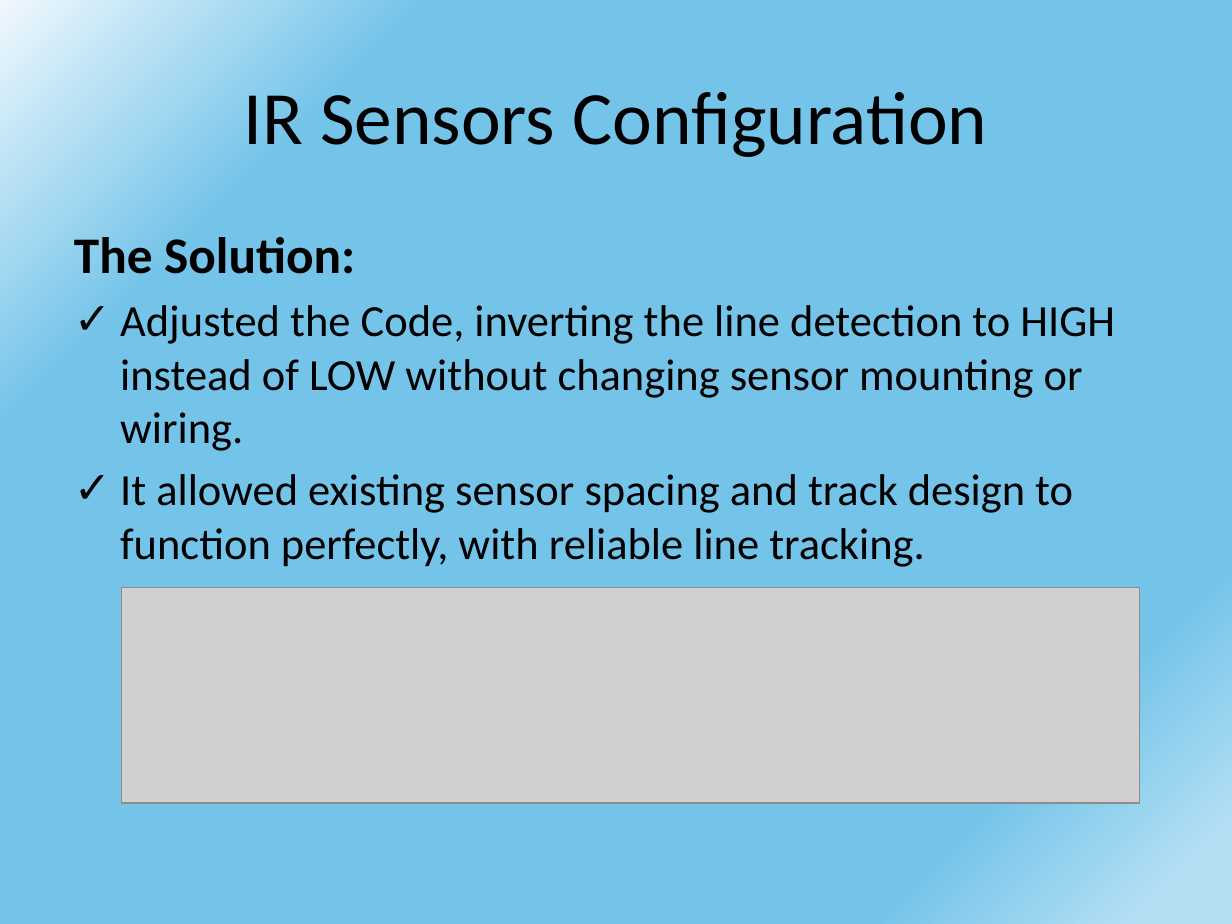
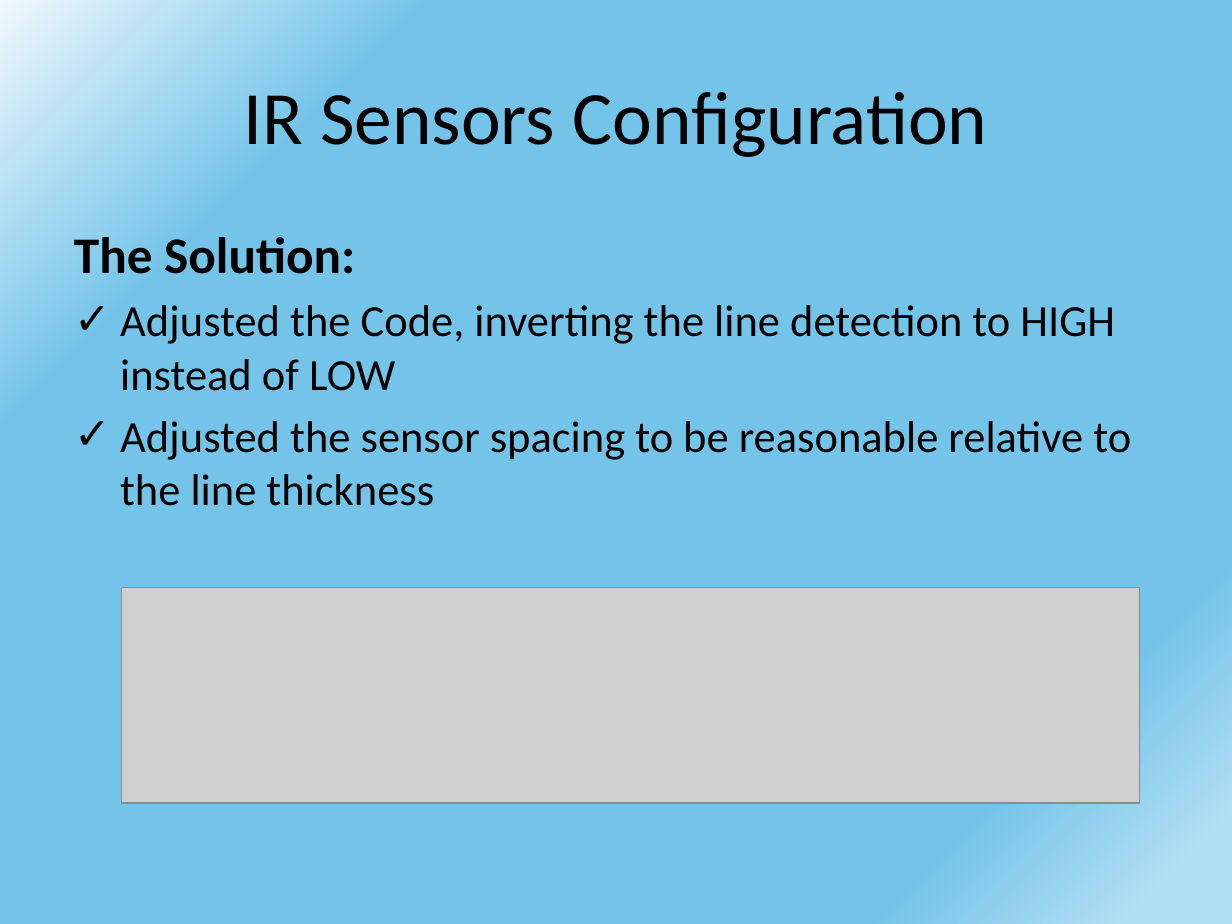
Before and after one commit to DariaShushkova/Autonomous_vehicle_prototype, a slide deck: slide 18 of Presentation.pptx. Drawn at 1232x924 pixels with LibreOffice and Linux fonts; fonts in the diff are those of the drawing; grey boxes stand for pictures. Boxes give left, top, right and bottom in pixels: in the first picture for what was removed or moved away, otherwise in the second. Text is boxed around its words. In the diff, an @@ line names an element or a change of style, - is before the commit and + after.

```diff
--- a/Presentation.pptx
+++ b/Presentation.pptx
@@ text at box(120, 305, 1131, 506): text changed @@
-✓ Adjusted the Code, inverting the line detection to HIGH instead of LOW without changing sensor mounting or wiring.
-✓ It allowed existing sensor spacing and track design to function perfectly, with reliable line tracking.
+✓ Adjusted the Code, inverting the line detection to HIGH instead of LOW
+✓ Adjusted the sensor spacing to be reasonable relative to the line thickness
```
Also in this commit, not shown: 5 other slides changed.
